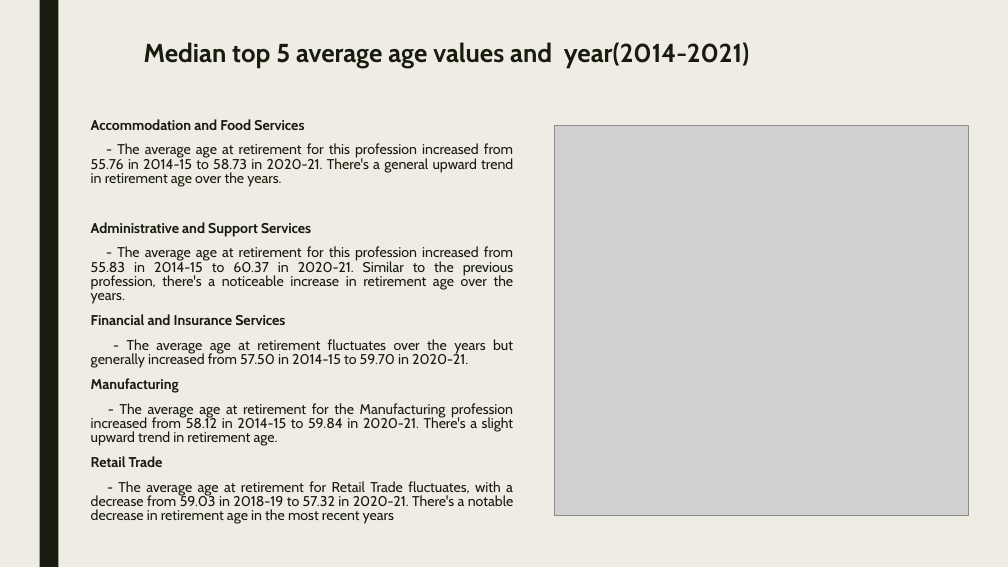
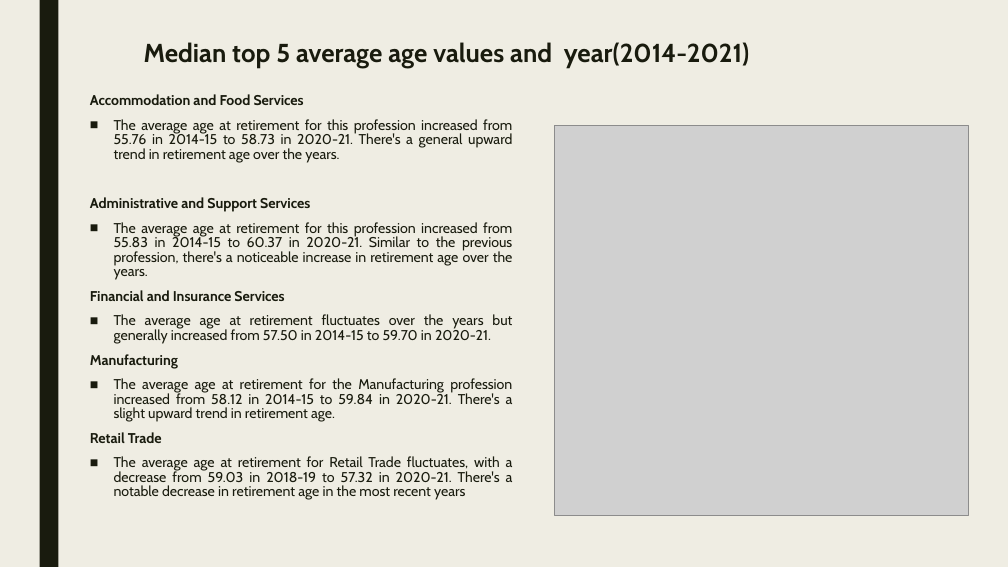
Before and after one commit to braydonnugent/Project1_Group4, a slide deck: slide 8 of PRES Retirement Analysis.pptx. Drawn at 1008x567 pixels with LibreOffice and Linux fonts; fonts in the diff are those of the drawing; grey boxes stand for pictures. Boxes give left, top, right and bottom in pixels: in the first picture for what was removed or moved away, otherwise in the second. Text is boxed around its words. In the diff, an @@ line names an element or a change of style, - is before the commit and + after.

```diff
--- a/PRES Retirement Analysis.pptx
+++ b/PRES Retirement Analysis.pptx
@@ text "Accommodation and Food Services": place and size @@
-text "Accommodation and Food Services" at <box>91,119,514,524</box>
+text "Accommodation and Food Services" at <box>90,94,513,500</box>
@@ text at <box>114,119,512,162</box>: text changed @@
-- The average age at retirement for this profession increased from 55.76 in 2014-15 to 58.73 in 2020-21. There's a general upward trend in retirement age over the years.
+■ The average age at retirement for this profession increased from 55.76 in 2014-15 to 58.73 in 2020-21. There's a general upward trend in retirement age over the years.
@@ text at <box>114,222,513,280</box>: text changed @@
-- The average age at retirement for this profession increased from 55.83 in 2014-15 to 60.37 in 2020-21. Similar to the previous profession, there's a noticeable increase in retirement age over the years.
+■ The average age at retirement for this profession increased from 55.83 in 2014-15 to 60.37 in 2020-21. Similar to the previous profession, there's a noticeable increase in retirement age over the years.
@@ text at <box>114,314,512,344</box>: text changed @@
-- The average age at retirement fluctuates over the years but generally increased from 57.50 in 2014-15 to 59.70 in 2020-21.
+■ The average age at retirement fluctuates over the years but generally increased from 57.50 in 2014-15 to 59.70 in 2020-21.
@@ text at <box>114,378,513,422</box>: text changed @@
-- The average age at retirement for the Manufacturing profession increased from 58.12 in 2014-15 to 59.84 in 2020-21. There's a slight upward trend in retirement age.
+■ The average age at retirement for the Manufacturing profession increased from 58.12 in 2014-15 to 59.84 in 2020-21. There's a slight upward trend in retirement age.
@@ text at <box>114,456,513,500</box>: text changed @@
-- The average age at retirement for Retail Trade fluctuates, with a decrease from 59.03 in 2018-19 to 57.32 in 2020-21. There's a notable decrease in retirement age in the most recent years
+■ The average age at retirement for Retail Trade fluctuates, with a decrease from 59.03 in 2018-19 to 57.32 in 2020-21. There's a notable decrease in retirement age in the most recent years
```
Also in this commit, not shown: 14 other slides changed.
